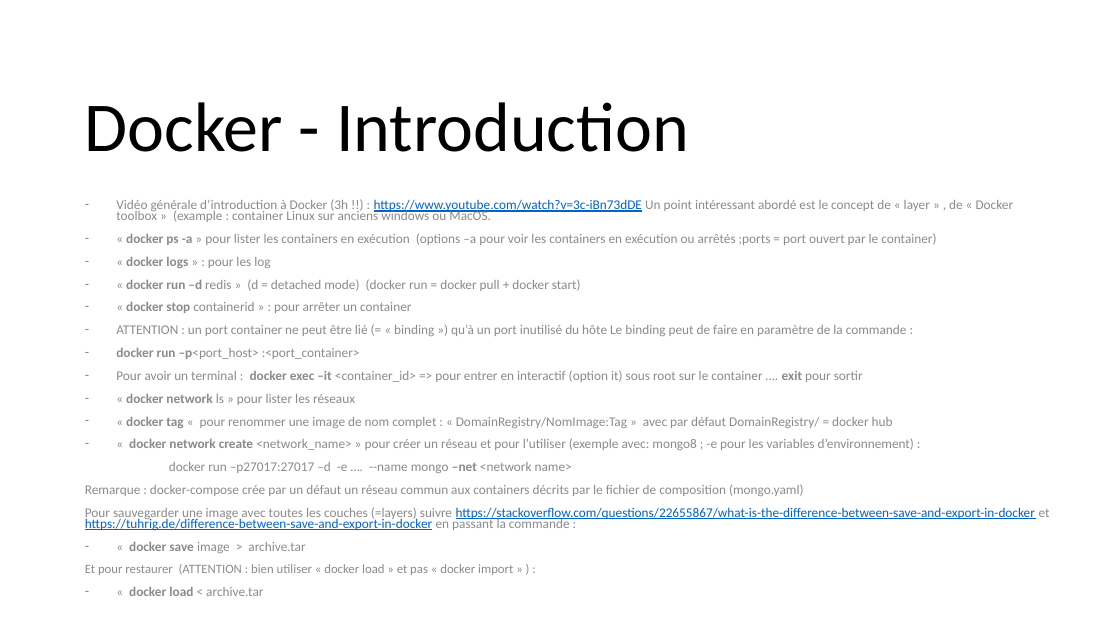
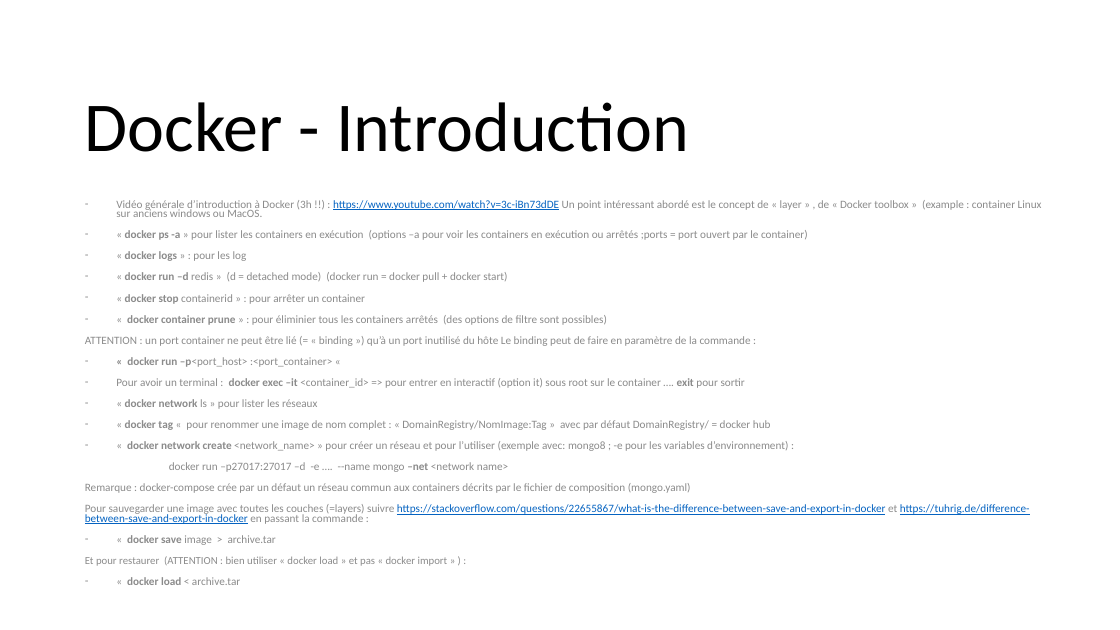
Before and after one commit to dominiquelaurain/fastecdsa, a slide deck: slide 53 of docs/Autoformation_Git.pptx. Drawn at 1120x630 pixels with LibreOffice and Linux fonts; fonts in the diff are those of the drawing. Boxes give left, top, right and bottom in pixels: in the first picture for what was removed or moved away, otherwise in the second. Text is boxed around its words. In the diff, an @@ line names an element or a change of style, - is before the commit and + after.

```diff
--- a/docs/Autoformation_Git.pptx
+++ b/docs/Autoformation_Git.pptx
@@ text at bbox=[85, 200, 1042, 585]: size 11.4 to 9.6 pt in "Vidéo générale d’introduction à Docker (3h !!) ...", "« docker ps -a » pour lister ...", "« docker logs » : pour les ...", "« docker run –d redis » (d ..." and 11 more places; size 10.9 to 9.2 pt in "Et pour restaurer (ATTENTION : bien utiliser ..."; bullet - to none @@
@@ text at bbox=[127, 315, 607, 325]: paragraph added @@
+– « docker container prune » : pour éliminier tous les containers arrêtés (des options de filtre sont possibles)
@@ text at bbox=[127, 357, 332, 367]: text changed; size 11.4 to 9.6 pt @@
-– docker run –p<port_host> :<port_container>
+– « docker run –p<port_host> :<port_container> «
```
Also in this commit, not shown: 2 other slides changed, 12 slides added, 1 slide removed.
